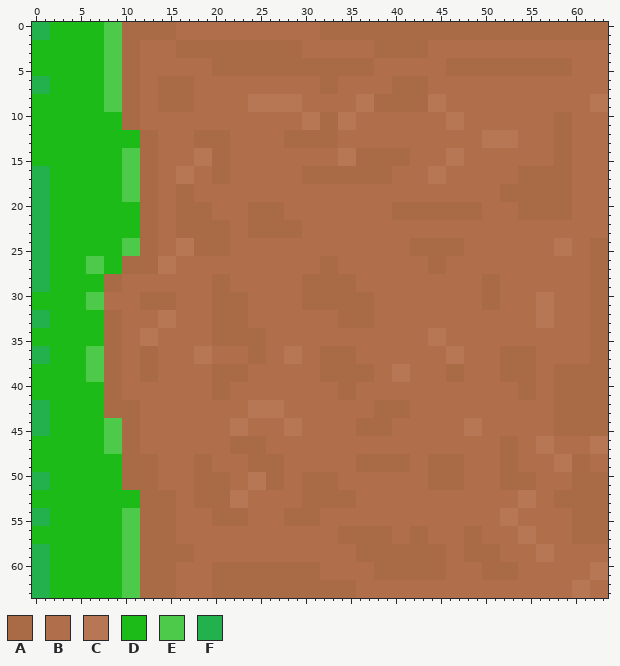
Pixel-art sprite: platformer/src/Images/grassLeft.png. That is the earlier state.
The file is 64x64 pixels. Colours within 5 levels of each other are drawn and written as one.
Palette (. is transparent): A #a86b46  B #b06f4a  C #b77754  D #1cbb17  E #4eca4a  F #22b14c
The same view after the edit:
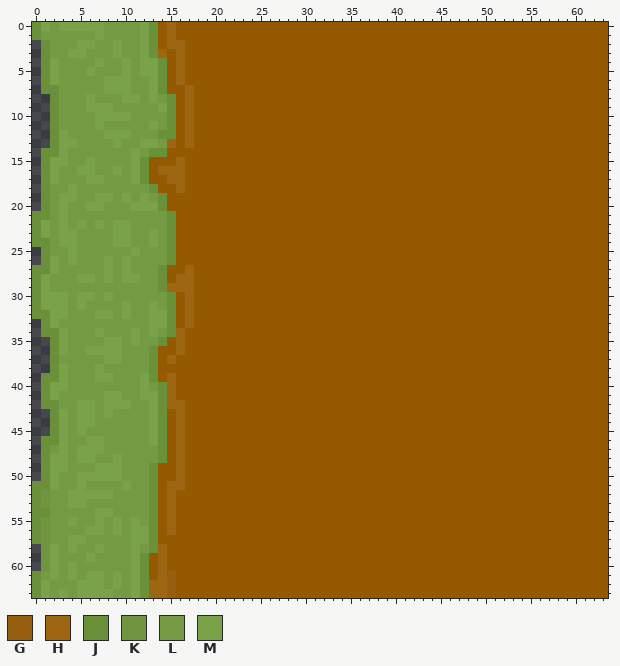
Colours new in this view: G #955f0f  H #9c6612  J #6a913a  K #709541  L #749b44  M #7aa349
Change:
colour B: #b06f4a -> #955900
Changed rows in their new state; - is a pixel that keeps its letter.
first column x 0:
 0 JMLMMMMMLLLLMJBH----------------BBBBBBBBBBBBBBBBBBBBBBBBBBBBBBBB
 1 JLLLLLLMLLLLMJBH----------------BBBBBBBBBBBBBBBBBBBBBBBBBBBBBBBB
 2 .JLLLMMLLMLLMJ-HHBBBBBBBBBBBBB--------BBBBBB--------------------
 3 .JLLMMLLLMLLMJH-HBBBBBBBBBBBBB--------BBBBBB--------------------
 4 .JMLLLLMLLMLMMJ-H---BBBBBBBBBBBBBBBBBB--------BBBBBBBBBBBBBB----
 5 .JMLLLMLLLMLMMJ-H---BBBBBBBBBBBBBBBBBB--------BBBBBBBBBBBBBB----
 6 .JMLLLLLMMMLLMJBHB--------------BB------BBBB--------------------
 7 .JJLLLLLMMMLLMJBBH--------------BB------BBBB--------------------
 8 ..JLLLMLLLMMLMLJBH------BBBBBB------BBBBBBBBBB----------------BB
 9 ..JLLLMMMLLLLLMJBH------BBBBBB------BBBBBBBBBB----------------BB
10 ..JLLLLMMMMLLLLJ-H------------BBBBBB----------BB----------BB----
11 ..JLLLLMLLLLLMLJ-H------------BBBBBB----------BB----------BB----
12 ..JMLLLLMMMLLLJJ-HBBBB------BBBBBB----------------BBBB----BB----
13 ..JMMLLLLMLLMMLH-HBBBB------BBBBBB----------------BBBB----BB----
14 .JJMLLLLLLLMLJJ---BBBB------------BBBBBBBB----BB----------BB----
15 .JMMLLMLLLLMJB--H-BBBB------------BBBBBBBB----BB----------BB----
16 .JMLLMMLLMLMJBHHHB--BB--------BBBBBBBBBB----BB--------BBBBBB----
17 .JMLLLMMLLLMJB-HHB--BB--------BBBBBBBBBB----BB--------BBBBBB----
18 .JLLMLLLLLLLLJ--HB----------------------------------BBBBBBBB----
19 .JLMMLLMMLMLMLJ-BB----------------------------------BBBBBBBB----
20 .JLMLLMMLLLMMMJ-BBBB----BBBB------------BBBBBBBBBB----BBBBBB----
21 JJLMLLLLLLLLLLLJBBBB----BBBB------------BBBBBBBBBB----BBBBBB----
22 JMLMLMLMLMMLLLLJBBBBBB--BBBBBB----------------------------------
23 JMLMMLLLLMMLLMLJBBBBBB--BBBBBB----------------------------------
24 JJLMMLLLLMMLLMLJBBBBBB--------------------BBBBBB----------BB--BB
25 .JLLMLLLLLLMLLLJBBBBBB--------------------BBBBBB----------BB--BB
26 .JMLMLLLMLMLLLLJ----------------BB----------BB----------------BB
27 JJMLLLLLMLMLLLJB-H--------------BB----------BB----------------BB
28 JMLLLMMLMLMMLLJ-HH--BB--------BBBBBB--------------BB----------BB
29 JMLLLLLLLLLLLLJHHH--BB--------BBBBBB--------------BB----------BB
30 JMMMLMMLMLLLLLLJ-H--BBBB------BBBBBBBB------------BB----BB----BB
31 JMMMLMLLLLMLLMLJ-H--BBBB------BBBBBBBB------------BB----BB----BB
32 JJMMLLLMMLMLLMMJ-H--BBBB----------BBBB------------------BB----BB
33 .JMLLLLLLLLLLMMJ-H--BBBB----------BBBB------------------BB----BB
34 .JJMLLLMLLLMLMLJH---BBBBBB------------------BB----------------BB
35 ..JMLLLLMMLMLLJ-H---BBBBBB------------------BB----------------BB
36 ..JMLLMMMMLLLJ--H-BB----BB--BB--BBBB----------BB----BBBB------BB
37 ..JLLLLLMMLLLJ-H--BB----BB--BB--BBBB----------BB----BBBB------BB
38 ..JMLLLMLLLLLJ------BBBB--------BBBBBB--BB----BB----BBBB--BBBBBB
39 .JJMLLLMMLLLMJ-H----BBBB--------BBBBBB--BB----BB----BBBB--BBBBBB
40 .JMMLLLLLLLLMLJH----BB------------BB------------------BB--BBBBBB
41 .JMLLLLLMMLLMMJH----BB------------BB------------------BB--BBBBBB
42 .JJLLMMLMMMLLMJHH-------BBBB----------BBBB----------------BBBBBB
43 ..JMLMMLMLLLLMJ-H-------BBBB----------BBBB----------------BBBBBB
44 ..JMLMMLLLLLLMJ-H-----BB----BB------BBBB--------BB--------BBBBBB
45 ..JMLMLLLLLLLMJ-H-----BB----BB------BBBB--------BB--------BBBBBB
46 .JJMLLMMLLLLLMJ-H-----BBBB--------------------------BB--BB----BB
47 .JLMLMMMLLLLLLJ-H-----BBBB--------------------------BB--BB----BB
48 .JMMLMMLLMLLLLJ-H-BB----BBBB--------BBBBBB--BBBB----BB----BBBB--
49 .JMMLLLMMMLLLJ--H-BB----BBBB--------BBBBBB--BBBB----BB----BBBB--
50 .JMLLMMMMMLLLJ--H-BBBB--BBBB--BBBB----------BBBB----BBBB----BBBB
51 JJMLLMLLLLMLLJ-HH-BBBB--BBBB--BBBB----------BBBB----BBBB----BBBB
52 JKLLMMMMMLLLLJBH--BBBBBB------BBBBBB------------------BB--BBBBBB
53 JKLLMMLLLLLLLJBH--BBBBBB------BBBBBB------------------BB--BBBBBB
54 JJLLLLLMMLLLLJBH----BBBB----BBBB--------------------BB------BBBB
55 JKLLMLLMLMLMLJBH----BBBB----BBBB--------------------BB------BBBB
56 JKLLLLMMLMLMMJBH------------------BBBBBB--BB----BB----BB----BBBB
57 JKLLMMLLLLLMMJBB------------------BBBBBB--BB----BB----BB----BBBB
58 .KMLMLLMLLLMLJHBBB------------------BBBBBBBBBB--BBBB----BB------
59 .KMLLLMLLLLMJBHBBB------------------BBBBBBBBBB--BBBB----BB------
60 .KMLMLLLLLLMJBHB----BBBBBBBBBBBB------BBBBBBBB----BBBB--------BB
61 JLMLMLMMLMLMJBHG----BBBBBBBBBBBB------BBBBBBBB----BBBB--------BB
62 JMLLLMMMLMLMJHHG----BBBBBBBBBBBBBBBB------------------------BB--
63 JMLMLMMMMLLMJHHG----BBBBBBBBBBBBBBBB------------------------BB--
Pixel boxes of the changes (left, top, right, bottom) in both pictures:
changed: (32, 22, 608, 598)
